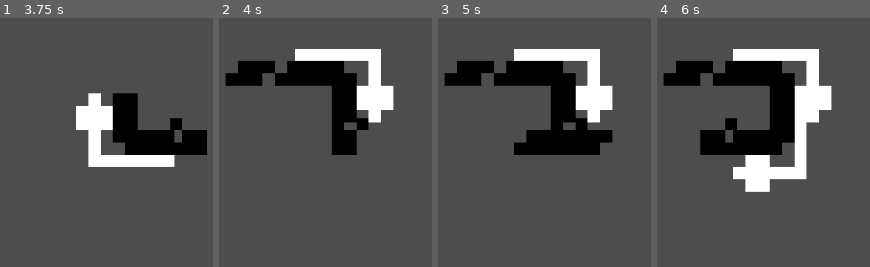
Above: before the commit, frames 1-4 (left to right).
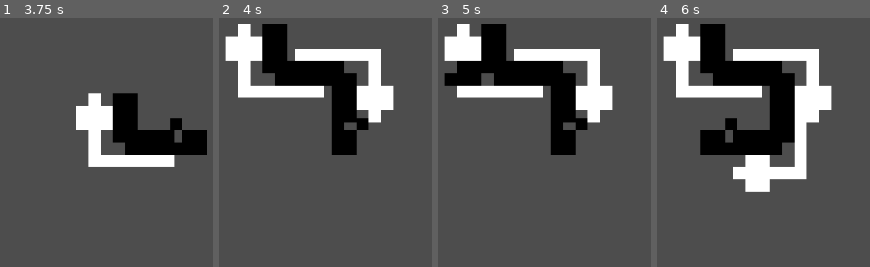
Above: after the commit, the same moments.

Repository: Vexcenot/SnakeRemastered
Game: Godot game, scene res://scenes scripts/main.tscn
Two runs of this game, one before a commit and one after it. Both use one fixed random seed, a clock stepped at 60 frames per second and the inputs below.
Inputs:
- Up to frame 1 (3.75 s): tap Enter at 0.5, 2.75 s; hold Right (ui_right) 0.53-1.28 s; hold Space (action) 0.53-1.28 s; hold Down (ui_down) 1.28-2.03 s; tap Shift (action2) at 1.35 s; hold Right (ui_right) 2.03-2.78 s; hold Alt (action3) 2.03-2.78 s; hold Up (ui_up) 2.78-3.53 s; tap Space (action) at 2.85, 3.5 s; hold Left (ui_left) from 3.53 s (still down); hold Shift (action2) from 3.53 s (still down)
- Up to frame 2 (4 s): keep holding Left (ui_left); keep holding Shift (action2)
- Up to frame 3 (5 s): keep holding Left (ui_left); tap Enter at 4.25 s; release Shift (action2) at 4.28 s; tap Alt (action3) at 4.35 s
- Up to frame 4 (6 s): release Left (ui_left) at 5.03 s; hold Down (ui_down) 5.03-5.78 s; hold Space (action) 5.03-5.78 s; hold Right (ui_right) from 5.78 s (still down); tap Shift (action2) at 5.85 s

Frame 1 is identical in both runs. In frame 2, 7.5% of the frame differs, in the area x 2-50%, y 2-33%; in frame 3, 9.0%, in the area x 2-83%, y 2-56%; in frame 4, 7.5%.

Commit message:
fixed last tail being up orientation

Diff:
--- a/scenes scripts/player.gd
+++ b/scenes scripts/player.gd
@@ -28,8 +28,8 @@
 
 func update():
 	move()
+	updateTailPositions()
 	spawnTail()
-	updateTailPositions()
 	print("tur ", turnHistory)
 	print("dir ", directionHistory)
 
@@ -59,6 +59,7 @@
 
 
 #AAAAAAAAAAAAAAAAAAAAAAAAAAAAAAAAAAAAAAA
+
 # spawns tail at head current pos and adds it to array
 func spawnTail():
 	if eat > 0 and direction != stop:
@@ -66,7 +67,7 @@
 		var spawn = tail.instantiate()
 		get_parent().add_child(spawn)
 		spawn.global_position = global_position
-		tailSegments.append(spawn)  # Add new tail segment to array for tracking
+		tailSegments.push_front(spawn)  # Add new tail segment to array for tracking
 
 # Moves tails
 func updateTailPositions():
@@ -81,7 +82,7 @@
 
 			# Get the direction from history for this tail segment's position
 			var dirIndex = directionHistory.size() - 1 - stepsAgo
-			if dirIndex >= 0:
+			if dirIndex >= 1:
 				var segmentDirection = directionHistory[dirIndex]
 				tailSegments[i].direction = segmentDirection
 
@@ -160,12 +161,12 @@
 				limitHor = false
 			left:
 				position.x -= moveDistance
-				$headSprite.rotation = 0
+				$headSprite.rotation = deg_to_rad(0)
 				$headSprite.flip_h = true
 				limitHor = true
 			right:
 				position.x += moveDistance
-				$headSprite.rotation = 0
+				$headSprite.rotation = deg_to_rad(0)
 				$headSprite.flip_h = false
 				limitHor = true
 
